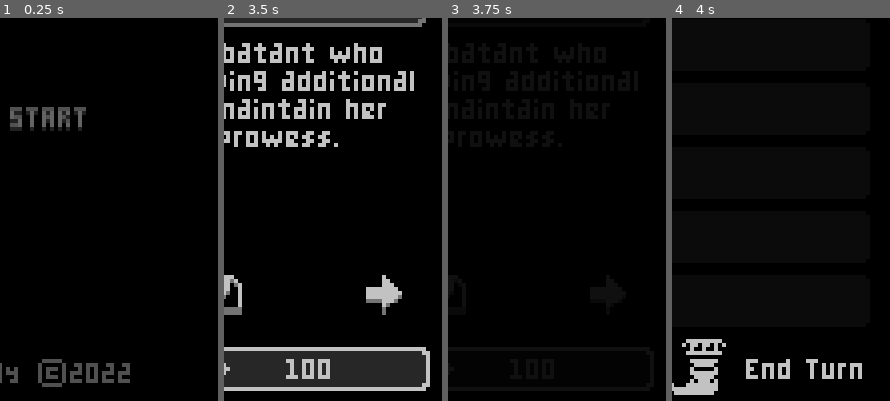
Above: before the commit, frames 1-4 (left to right).
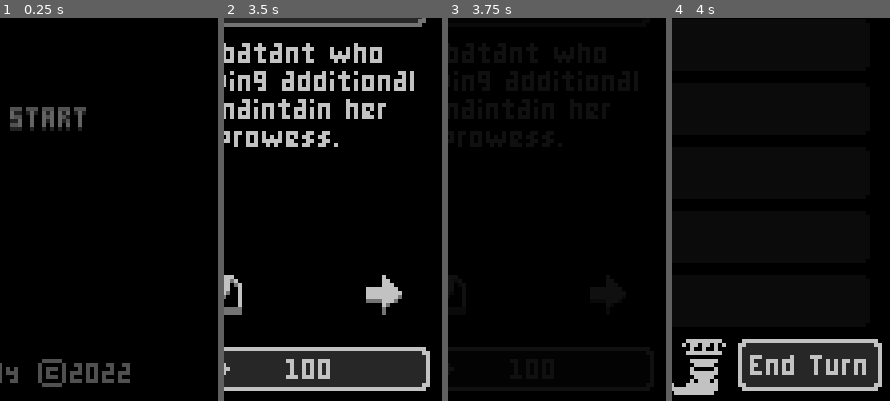
Above: after the commit, the same moments.

Repository: ashriot/Delve
Game: Godot game, scene res://src/core/Game.tscn
Same seed, same stepped clock (60 frames per second), same inputs: the game is played once before the commit and once after it.
Inputs (mouse positions are % of the whole screen's width and height, from its top left):
- Up to frame 1 (0.25 s): no input
- Up to frame 2 (3.5 s): click "New Game" at 0.5 s; click "New Game" at 1.25 s; click (87, 86) at 2 s; click (87, 86) at 2.75 s
- Up to frame 3 (3.75 s): click "Hero" at 3.5 s
- Up to frame 4 (4 s): no input
The pictures show only the part of the screen within x 50-100%, y 50-100%; the shares and areas given below are measured in that part.

Frames 1-3 are identical in both runs. In frame 4, 8.7% of the frame differs, in the area x 30-97%, y 83-98%.

Commit message:
small tweaks

Diff:
--- a/src/battle/Battle.tscn
+++ b/src/battle/Battle.tscn
@@ -90,12 +90,6 @@
 "values": [ 0 ]
 }
 
-[sub_resource type="StyleBoxEmpty" id=7]
-
-[sub_resource type="StyleBoxEmpty" id=5]
-
-[sub_resource type="StyleBoxEmpty" id=6]
-
 [node name="Battle" type="Control"]
 anchor_right = 1.0
 anchor_bottom = 1.0
@@ -880,13 +874,10 @@
 anchor_top = 1.0
 anchor_right = 1.0
 anchor_bottom = 1.0
-margin_left = -39.0
-margin_top = -15.0
-margin_right = -3.0
-margin_bottom = -2.0
-custom_styles/hover = SubResource( 7 )
-custom_styles/pressed = SubResource( 5 )
-custom_styles/normal = SubResource( 6 )
+margin_left = -38.0
+margin_top = -16.0
+margin_right = -2.0
+margin_bottom = -3.0
 text = "End Turn"
 
 [node name="Banner" type="ColorRect" parent="."]
Not shown: 1 places in src/battle/Battle.tscn that only renumber resources
